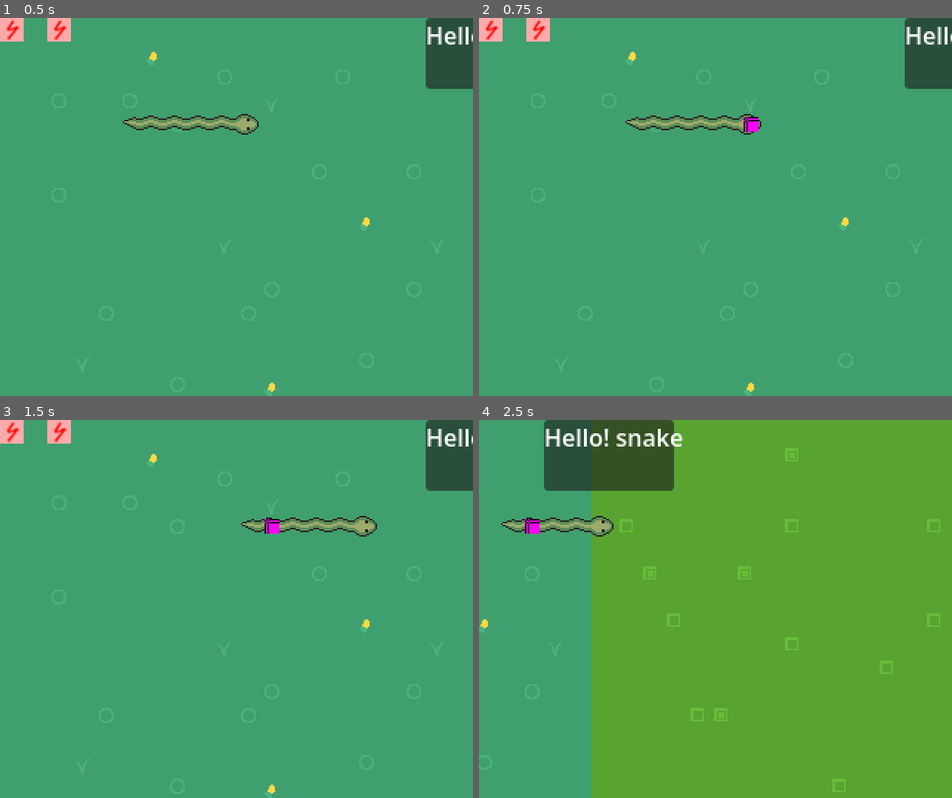
Above: before the commit, frames 1-4 (two rows, left to right).
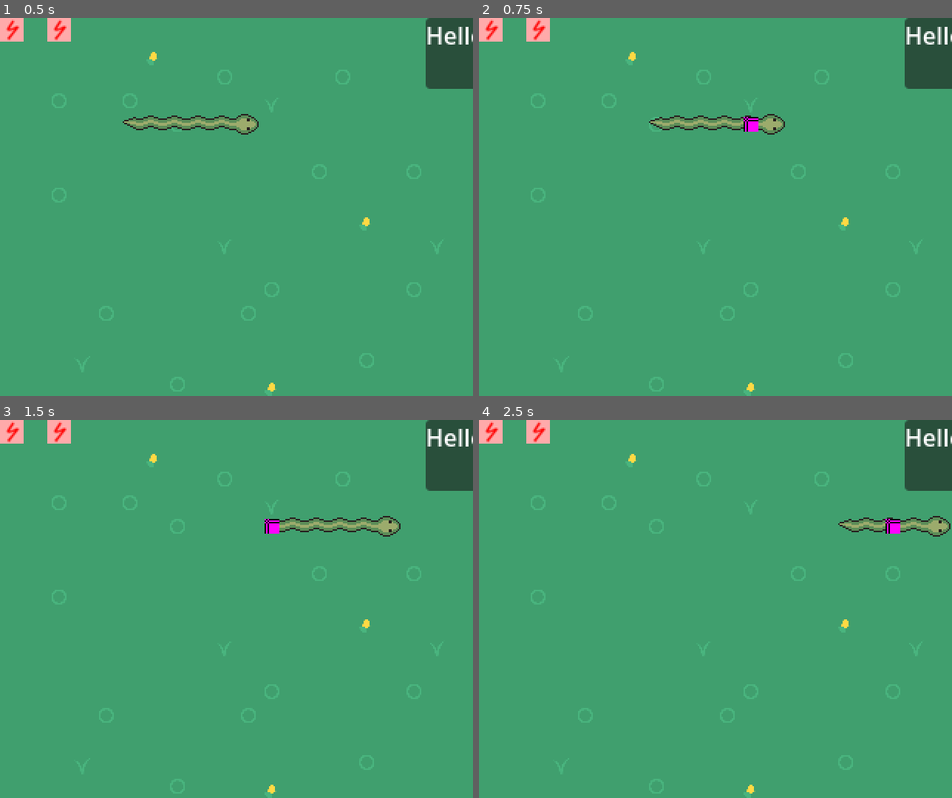
Above: after the commit, the same moments.

Repository: kalgynirae/ld59
Game: Godot game, scene res://scenes/game.tscn
Two runs of this game, one before a commit and one after it. Both use one fixed random seed, a clock stepped at 60 frames per second and the inputs below.
Inputs:
- Up to frame 1 (0.5 s): no input
- Up to frame 2 (0.75 s): hold L (move_right) from 0.53 s (still down); tap D (die) at 0.6 s
- Up to frame 3 (1.5 s): release L (move_right) at 1.28 s; hold - (speed_down, bound only after the commit) from 1.28 s (still down); tap E (extend) at 1.35 s
- Up to frame 4 (2.5 s): release - (speed_down, bound only after the commit) at 2.03 s; hold L (move_right) from 2.03 s (still down); tap R (retract) at 2.1 s

Frame 1 is identical in both runs. In frame 2, 0.5% of the frame differs, in the area x 30-65%, y 25-31%; in frame 3, 0.5%; in frame 4, 79%, in the area x 0-100%, y 0-100%.
Error before the commit: Attempt to call function 'head_direction' in base 'null instance' on a null instance. (res://scenes/game.gd:79)
Error after the commit: Attempt to call function 'head_direction' in base 'null instance' on a null instance. (res://scenes/game.gd:80)

Commit message:
Change movement speed (= and -)

Diff:
--- a/project.godot
+++ b/project.godot
@@ -62,6 +62,16 @@
 "events": [Object(InputEventKey,"resource_local_to_scene":false,"resource_name":"","device":-1,"window_id":0,"alt_press …(192 unchanged characters)…
 ]
 }
+speed_up={
+"deadzone": 0.2,
+"events": [Object(InputEventKey,"resource_local_to_scene":false,"resource_name":"","device":-1,"window_id":0,"alt_pressed":false,"shift_pressed":false,"ctrl_pressed":false,"meta_pressed":false,"pressed":false,"keycode":61,"physical_keycode":0,"key_label":0,"unicode":61,"location":0,"echo":false,"script":null)
+]
+}
+speed_down={
+"deadzone": 0.2,
+"events": [Object(InputEventKey,"resource_local_to_scene":false,"resource_name":"","device":0,"window_id":0,"alt_pressed":false,"shift_pressed":false,"ctrl_pressed":false,"meta_pressed":false,"pressed":false,"keycode":45,"physical_keycode":0,"key_label":0,"unicode":0,"location":0,"echo":false,"script":null)
+]
+}
 
 [physics]
 
--- a/scenes/game.gd
+++ b/scenes/game.gd
@@ -9,6 +9,7 @@
 var current_map: Maps = Maps.Start
 var current_mode: Mode = Mode.Init
 var current_direction: String = ""
+var current_move_speed: int = 2
 
 enum Mode {
 	Init,
@@ -81,6 +82,10 @@
 		$Map/Snake.retract()
 	if Input.is_action_just_pressed("die"):
 		$Map/Snake.die()
+	if Input.is_action_just_pressed("speed_up"):
+		change_move_speed(1)
+	if Input.is_action_just_pressed("speed_down"):
+		change_move_speed(-1)
 
 func move_camera(position: Vector2) -> void:
 	if $Camera.position != position:
@@ -90,10 +95,24 @@
 func _ready() -> void:
 	$Map/Snake.init(Vector2i(8,4), "right", 6)
 	current_direction = "right"
+	change_move_speed(0)
 	set_mode(Mode.Running)
 
 func on_move_timer_timeout() -> void:
 	if current_mode == Mode.CameraMoving:
 		set_mode(Mode.Running)
-	elif current_direction != "":
+	elif current_direction != "" and current_move_speed > 0:
 		$Map.move_snake(current_direction)
+
+func change_move_speed(change: int) -> void:
+	if change > 0 and current_move_speed < 3 or change < 0 and current_move_speed > 0:
+		current_move_speed = current_move_speed + change
+	match current_move_speed:
+		0:
+			pass # handled in on_move_timer_timeout
+		1:
+			$MoveTimer.wait_time = 0.3
+		2:
+			$MoveTimer.wait_time = 0.18
+		3:
+			$MoveTimer.wait_time = 0.13
